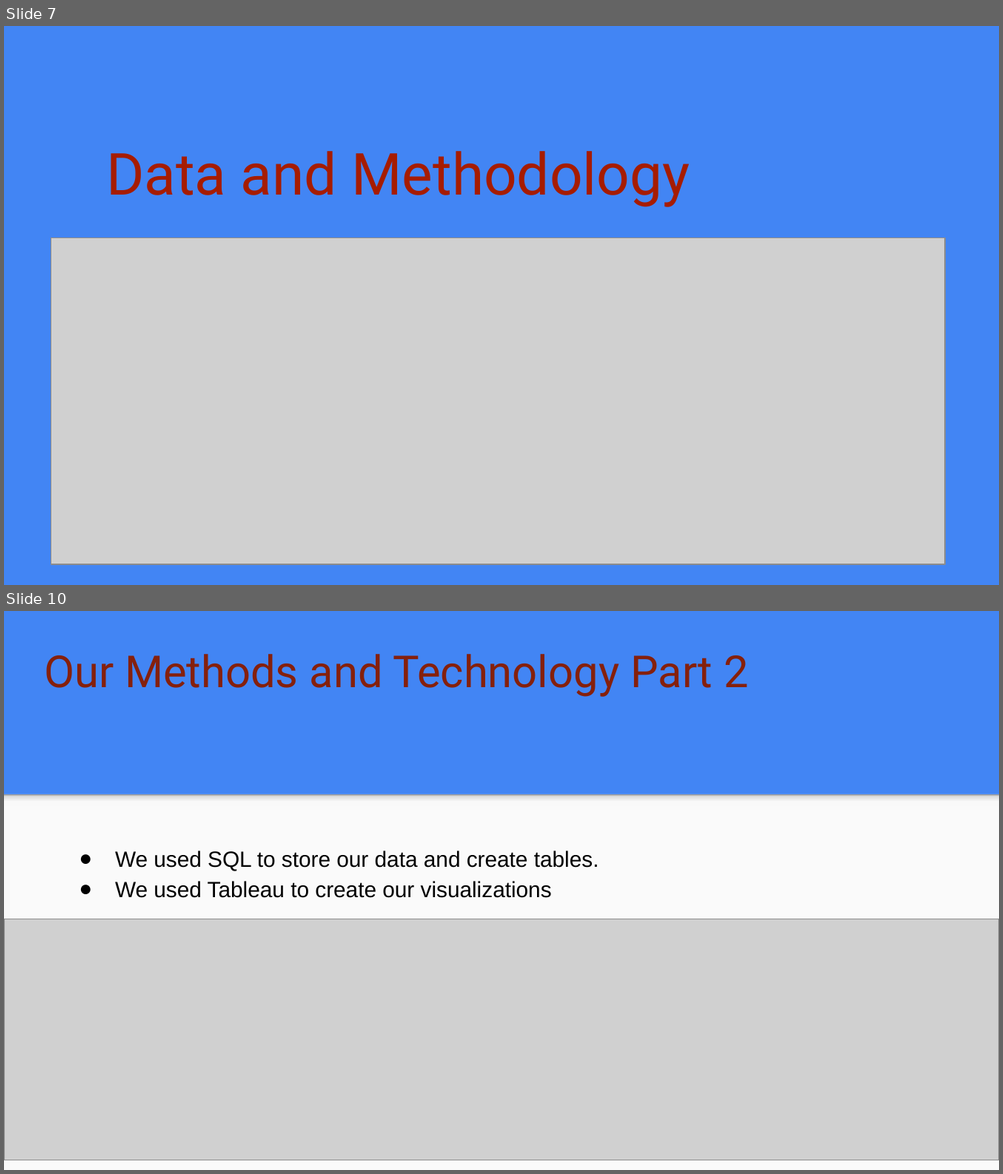
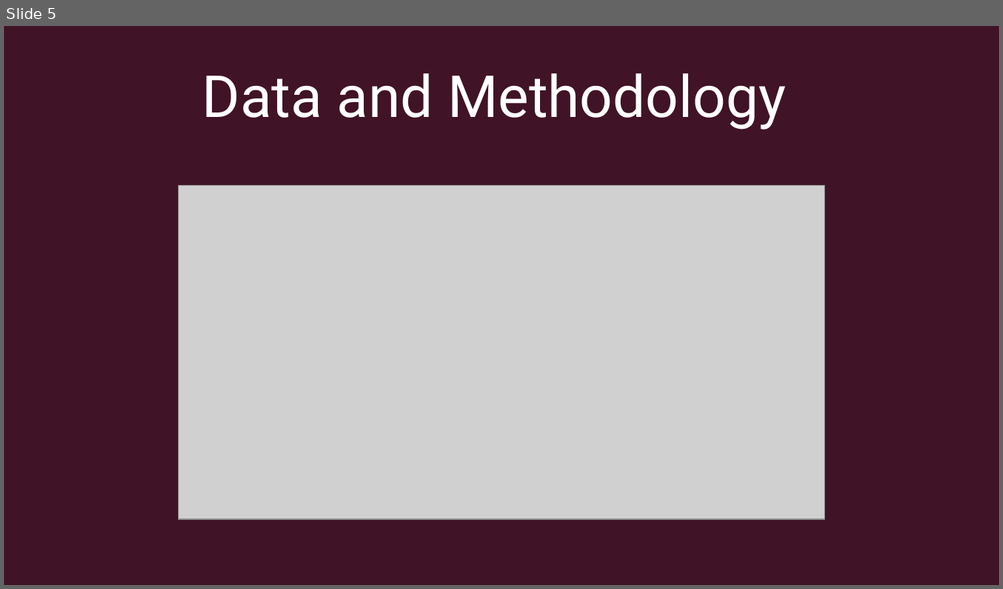
Before and after one commit to JGILINGER7/heart_disease_risk, a slide deck: presentation/Initial Presentation.pptx. Shown one above the other, each under a label of ours: slides 7 and 10 before the commit, slide 5 after it; the slides between them are not shown. The pictures are 1003x1174 and 1003x589 pixels, drawn with LibreOffice and Linux fonts; fonts in the diff are those of the drawing; grey boxes stand for pictures. Boxes give left, top, right and bottom in pixels: in the first picture for what was removed or moved away, otherwise in the second. Text is boxed around its words. In the diff, an @@ line names an element or a change of style, - is before the commit and + after.

```diff
--- a/presentation/Initial Presentation.pptx
+++ b/presentation/Initial Presentation.pptx
@@ slide 10 removed at (4,611,999,1170), background #4285F4 @@
@@ title removed at (44,654,748,697) @@
-Our Methods and Technology Part 2
@@ rectangle removed at (4,794,999,1170) @@
@@ rectangle removed at (4,794,999,806) @@
@@ text removed at (115,851,599,898) @@
-● We used SQL to store our data and create tables.
-● We used Tableau to create our visualizations
@@ picture removed at (4,920,999,1160) @@
@@ what was slide 7 is now slide 5 @@
@@ slide 5 changed as well @@
@@ background #4285F4 to #411326 @@
@@ title "Data and Methodology": place and size @@
-title "Data and Methodology" at (106,151,689,207)
+title "Data and Methodology" at (202,73,785,130)
@@ title "Data and Methodology" at (202,73,785,130): text colour #A61C00 to #FFFFFF; alignment left to centre @@
@@ picture: place and size @@
-picture at (51,238,945,565)
+picture at (178,186,823,520)
```
Also in this commit, not shown: 6 other slides changed, 6 slides added, 8 other slides removed.
